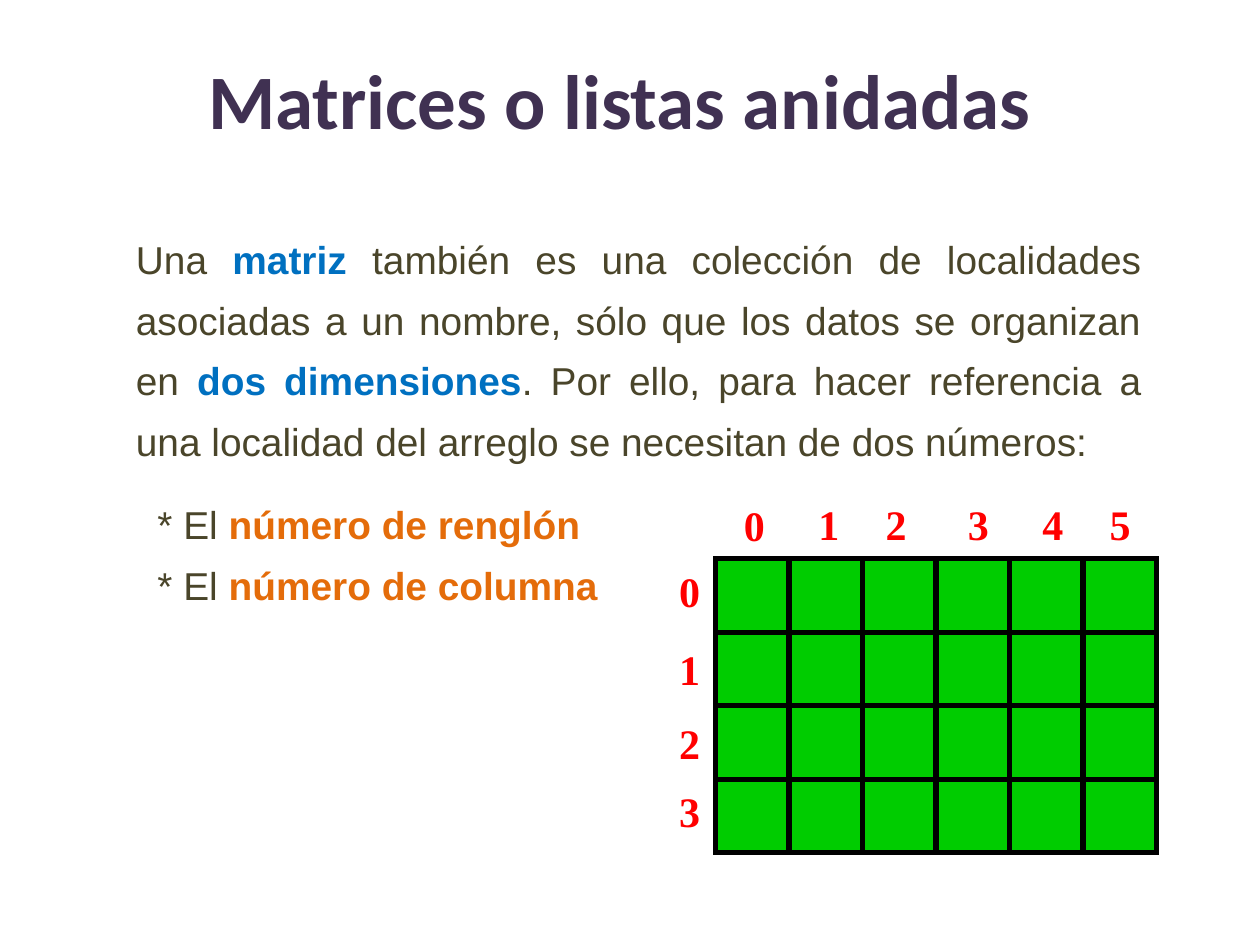
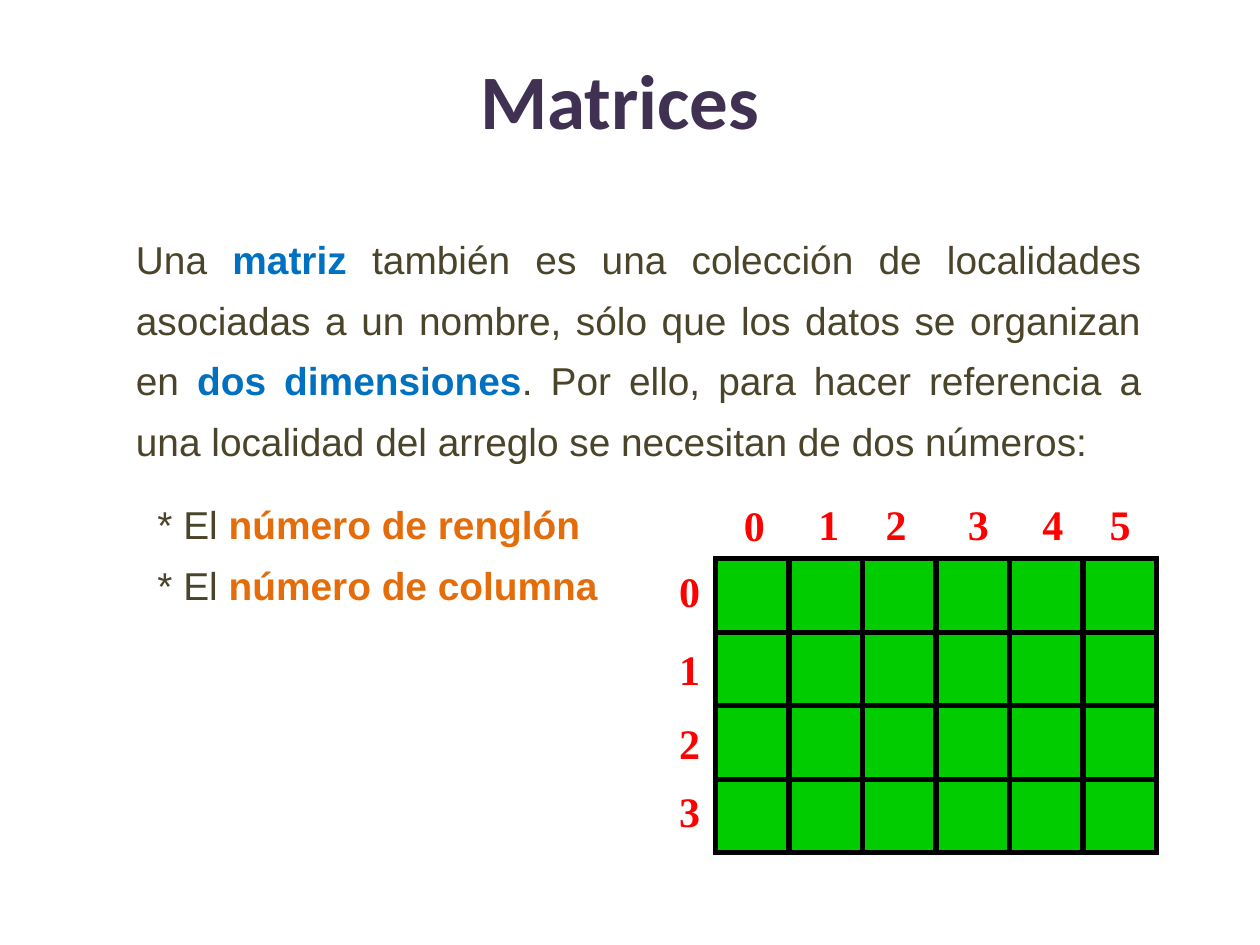
Before and after one commit to lizetheP/Analitica, a slide deck: slide 3 of Calendario2023/presentaciones/22_Matrices.pptx. Drawn at 1260x945 pixels with LibreOffice and Linux fonts; fonts in the diff are those of the drawing. Boxes give left, top, right and bottom in pixels: in the first picture for what was removed or moved away, otherwise in the second. Text is boxed around its words. In the diff, an @@ line names an element or a change of style, - is before the commit and + after.

```diff
--- a/Calendario2023/presentaciones/22_Matrices.pptx
+++ b/Calendario2023/presentaciones/22_Matrices.pptx
@@ title at (480,75,759,130): text changed @@
-Matrices o listas anidadas
+Matrices
```
Also in this commit, not shown: 7 other slides changed, 4 other files.
